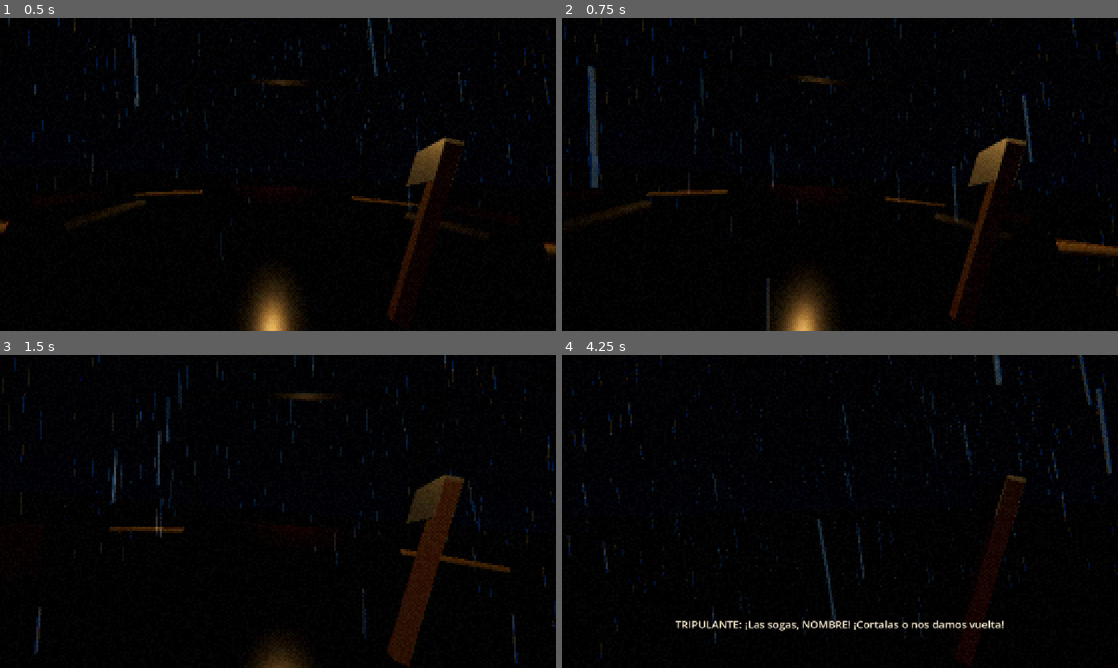
Above: before the commit, frames 1-4 (two rows, left to right).
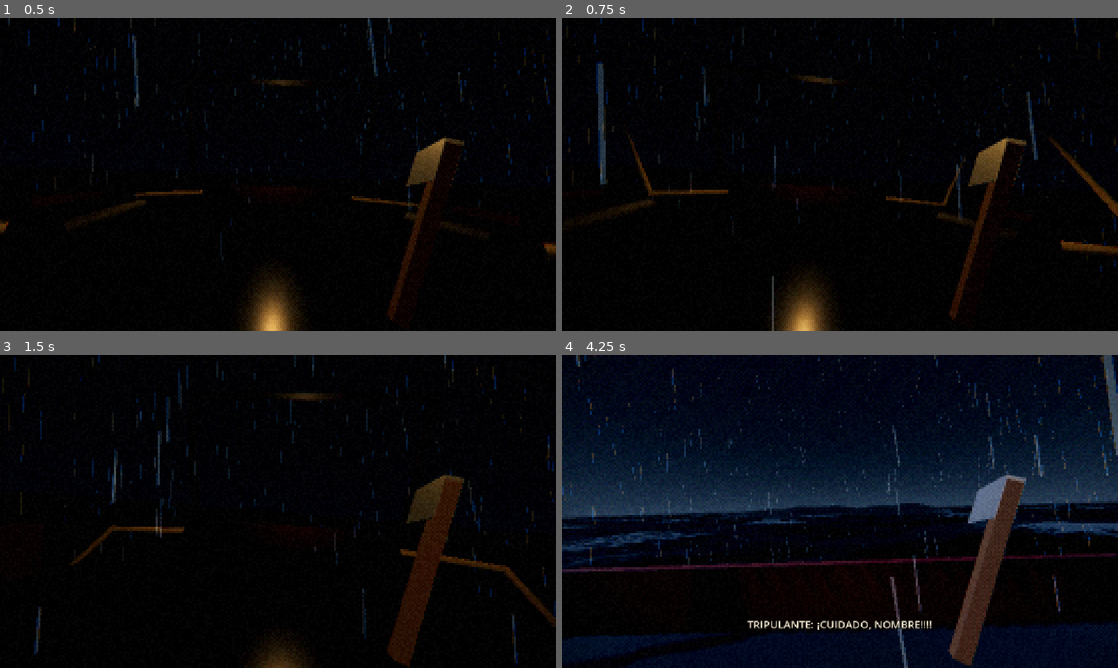
Above: after the commit, the same moments.

Repository: FacuWitt/tp_cved_juego
Game: Godot game, scene res://scenes/memories/memory_4.tscn
The game is run twice, just before and just after one commit, with the same random seed, the same clock (stepped at 60 frames per second) and the same inputs. This scene is started directly instead of the project's main scene.
Inputs (mouse positions are in pixels of both pictures, inside the frame that each line leads up to):
- Up to frame 1 (0.5 s): no input
- Up to frame 2 (0.75 s): tap Enter at 0.5 s; move the mouse to (867, 174) at 0.52 s; hold W (move_forward) from 0.53 s (still down); tap 0 at 0.6 s
- Up to frame 3 (1.5 s): keep holding W (move_forward); tap Space (jump) at 0.77 s; move the mouse to (250, 511) at 1.27 s; click (250, 511) at 1.35 s
- Up to frame 4 (4.25 s): keep holding W (move_forward); tap Space (jump) at 1.52, 3.02, 3.77 s; tap 0 at 1.55, 2.3, 3.05, 3.6 s; move the mouse to (851, 505) at 2.02 s; hold E (interact) 2.03-2.78 s; move the mouse to (834, 517) at 2.77 s; tap Shift (sprint) at 2.85 s; move the mouse to (878, 514) at 3.52 s

Frame 1 is identical in both runs. In frame 2, 3.9% of the frame differs, in the area x 0-100%, y 0-100%; in frame 3, 0.4%; in frame 4, 41%.

Commit message:
feat(m4): el barco flota sobre las olas y tecla 0 de prueba para cortar sogas
Co-Authored-By: Claude Sonnet 5.5 <noreply@anthropic.com>
Claude-Session: https://claude.ai/code/session_01UHLAKF6bBBEfM8DwHwKKJe

Diff:
--- a/assets/shaders/ocean.gdshader
+++ b/assets/shaders/ocean.gdshader
@@ -7,6 +7,8 @@
 uniform vec3 foam_color : source_color = vec3(0.55, 0.62, 0.66);
 uniform vec3 sky_reflect_color : source_color = vec3(0.35, 0.46, 0.6);
 uniform float wave_height = 1.0;
+// Reloj del mar: lo avanza OceanFollow, así el barco (en GDScript) y el agua (acá) siempre coinciden.
+uniform float sea_time = 0.0;
 uniform float chop = 0.55;
 uniform float foam_amount = 0.38;
 uniform float base_roughness = 0.4;
@@ -49,7 +51,7 @@
 
 void vertex() {
 	vec3 wp = (MODEL_MATRIX * vec4(VERTEX, 1.0)).xyz;
-	vec3 d = swell(wp.xz, TIME);
+	vec3 d = swell(wp.xz, sea_time);
 	VERTEX += vec3(d.x, d.y, d.z);
 	w_pos = wp + d;
 	v_crest = d.y / max(wave_height, 0.001);
--- a/scripts/memories/memory_4_accident.gd
+++ b/scripts/memories/memory_4_accident.gd
@@ -29,6 +29,8 @@
 @export var water_overlay: ColorRect
 @export var black_overlay: ColorRect
 @export var rescue_glow: MeshInstance3D
+## Tecla de prueba: con 0 se cortan todas las sogas de una (para probar rápido). Apagar antes de entregar.
+@export var debug_keys: bool = true
 @export var abyss_overlay: ColorRect
 @export var deck_slip: DeckSlip
 @export var splash_player: AudioStreamPlayer
@@ -119,6 +121,8 @@
 			if stage == Stage.SURFACE and _under_view and _camera.global_position.y > settings.sea_level + 0.1:
 				_set_underwater_view(false)
 				rain.emitting = true
+	if stage >= Stage.SURFACE:
+		_float_ship()
 	if stage >= Stage.SURFACE and searchlight != null:
 		_search_time += delta
 		# El reflector del barco barre otras zonas del mar: nunca apunta al jugador.
@@ -133,7 +137,22 @@
 		_fall_overboard()
 
 
+## SOLO PARA PRUEBAS: corta todas las sogas y sigue el flujo normal (aviso, ola, etc.).
+func _debug_cut_all_ropes() -> void:
+	if stage != Stage.DECK or _overboard:
+		return
+	qte.cancel()
+	prompt_label.visible = false
+	for rope: CuttableRope in ropes:
+		if not rope.is_severed:
+			rope.sever()
+
+
 func _unhandled_input(event: InputEvent) -> void:
+	if debug_keys and event is InputEventKey and event.pressed and not event.echo \
+			and (event.keycode == KEY_0 or event.keycode == KEY_KP_0):
+		_debug_cut_all_ropes()
+		return
 	if stage == Stage.DECK and event.is_action_pressed("interact") and _active_rope != null and not _busy and not _overboard:
 		_start_chop(_active_rope)
 
@@ -342,7 +361,10 @@
 	var turn: Tween = create_tween().set_parallel(true)
 	turn.tween_property(ship, "rotation_degrees:y", settings.ship_turn, float_time * 0.7) \
 		.set_trans(Tween.TRANS_SINE).set_ease(Tween.EASE_IN_OUT)
-	turn.tween_property(ship, "position", ship.position + heading * settings.ship_drift, float_time) \
+	# Solo X y Z: la altura la pone el oleaje (el barco flota).
+	turn.tween_property(ship, "position:x", ship.position.x + heading.x * settings.ship_drift, float_time) \
+		.set_trans(Tween.TRANS_SINE).set_ease(Tween.EASE_IN_OUT)
+	turn.tween_property(ship, "position:z", ship.position.z + heading.z * settings.ship_drift, float_time) \
 		.set_trans(Tween.TRANS_SINE).set_ease(Tween.EASE_IN_OUT)
 
 	# Sale a la superficie: del negro y el agua turbia a la tormenta.
@@ -353,6 +375,24 @@
 	emerge.tween_property(water_overlay, "modulate:a", 0.0, settings.emerge_time)
 	await get_tree().create_timer(float_time).timeout
 	_begin_descent()
+
+
+## El barco flota sobre el oleaje: sube y baja y se inclina un poco, así nunca se le ve el casco sumergido.
+func _float_ship() -> void:
+	var pos: Vector3 = ship.global_position
+	var heading: Basis = ship.global_transform.basis
+	var bow: Vector3 = pos + heading * Vector3(0.0, 0.0, -12.0)
+	var stern: Vector3 = pos + heading * Vector3(0.0, 0.0, 10.0)
+	var port: Vector3 = pos + heading * Vector3(-4.5, 0.0, 0.0)
+	var starboard: Vector3 = pos + heading * Vector3(4.5, 0.0, 0.0)
+	var h_center: float = ocean.height_at(pos.x, pos.z)
+	var h_bow: float = ocean.height_at(bow.x, bow.z)
+	var h_stern: float = ocean.height_at(stern.x, stern.z)
+	var h_port: float = ocean.height_at(port.x, port.z)
+	var h_star: float = ocean.height_at(starboard.x, starboard.z)
+	ship.position.y = h_center
+	ship.rotation.x = atan2(h_bow - h_stern, 22.0) * 0.8
+	ship.rotation.z = atan2(h_star - h_port, 9.0) * 0.8
 
 
 func _update_float() -> void:
--- a/scripts/world/ocean_follow.gd
+++ b/scripts/world/ocean_follow.gd
@@ -2,14 +2,38 @@
 extends MeshInstance3D
 ## Hace que el plano del océano acompañe al objetivo en X y Z, para que parezca infinito.
 ## El oleaje se calcula con la posición del mundo en el shader, así que no se "arrastra".
+## También lleva el reloj del mar y sabe la altura del oleaje en cualquier punto, para que el barco flote sobre él.
 
 @export var target: Node3D
 ## Se mueve de a saltos de este tamaño, para que la grilla de vértices no vibre.
 @export_range(0.5, 10.0, 0.1, "suffix:m") var snap: float = 3.0
 
+# Mismas ondas que ocean.gdshader (dirección, frecuencia, amplitud, velocidad).
+const _DIRS: Array[Vector2] = [Vector2(1.0, 0.3), Vector2(-0.6, 1.0), Vector2(0.2, -1.0), Vector2(-1.0, -0.5), Vector2(0.8, 0.9)]
+const _FREQS: Array[float] = [0.11, 0.19, 0.31, 0.53, 0.87]
+const _AMPS: Array[float] = [1.0, 0.62, 0.34, 0.16, 0.07]
+const _SPEEDS: Array[float] = [0.9, 1.2, 1.6, 2.1, 2.9]
 
-func _process(_delta: float) -> void:
+## Mismo valor que `wave_height` en ocean.gdshader (si se cambia allá, cambiarlo acá).
+const WAVE_HEIGHT: float = 1.0
+
+var sea_time: float = 0.0
+
+
+func _process(delta: float) -> void:
+	sea_time += delta
+	(material_override as ShaderMaterial).set_shader_parameter("sea_time", sea_time)
 	if target == null:
 		return
 	var p: Vector3 = target.global_position
 	global_position = Vector3(snappedf(p.x, snap), global_position.y, snappedf(p.z, snap))
+
+
+## Altura del oleaje (sobre el nivel medio del mar) en un punto del mundo.
+func height_at(world_x: float, world_z: float) -> float:
+	var point: Vector2 = Vector2(world_x, world_z)
+	var height: float = 0.0
+	for i: int in _DIRS.size():
+		var phase: float = point.dot(_DIRS[i].normalized()) * _FREQS[i] + sea_time * _SPEEDS[i]
+		height += sin(phase) * _AMPS[i] * WAVE_HEIGHT
+	return height
Not shown, changed: CHANGELOG.md
